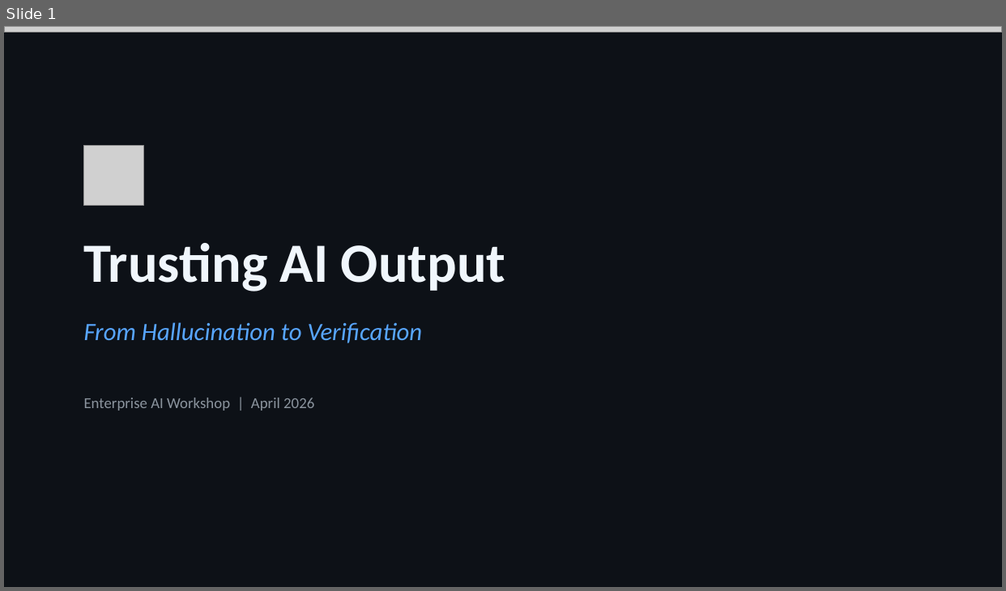
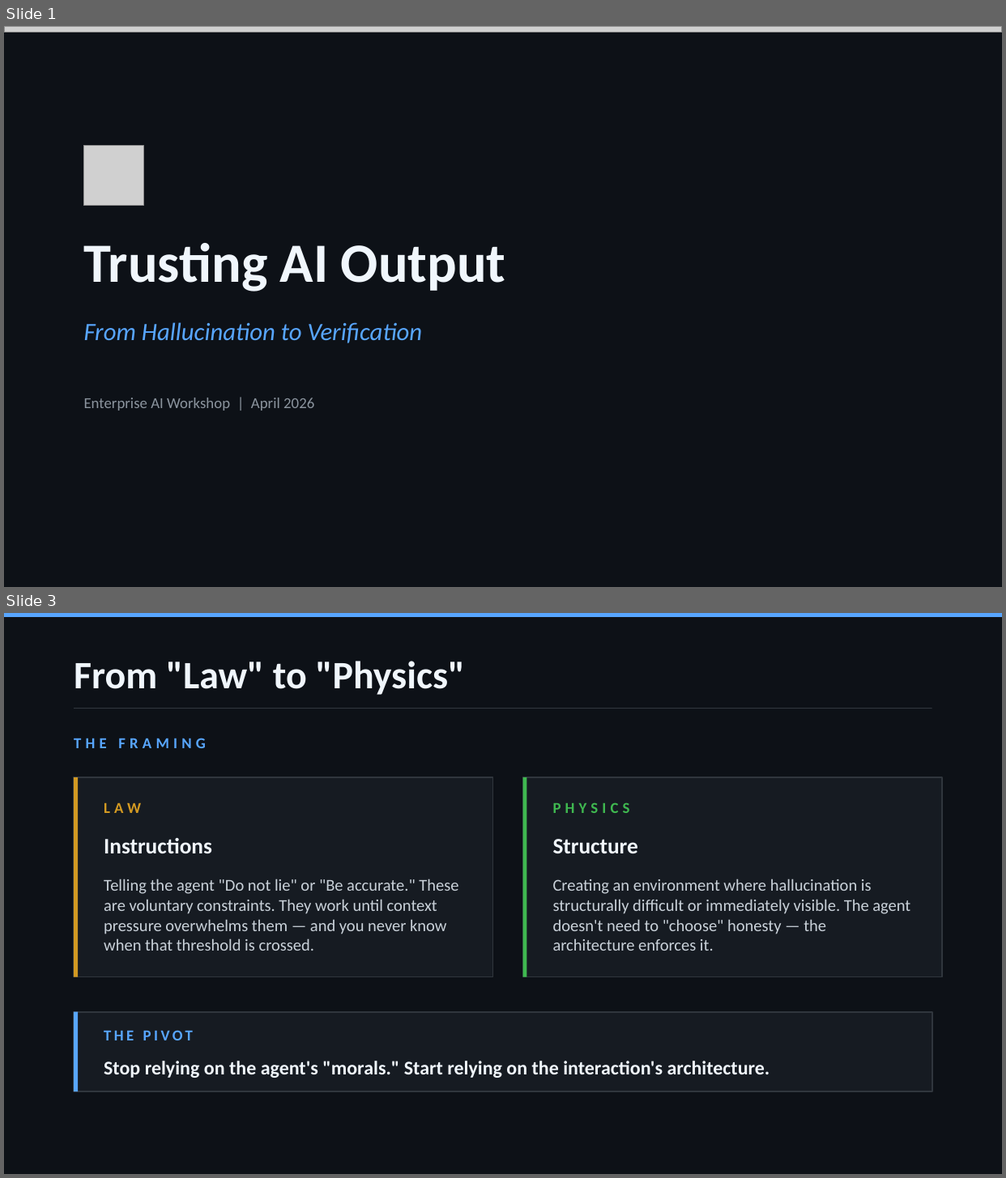
Before and after one commit to SteveHoggNZ/kb, a slide deck: trusting-ai-output.pptx. Shown one above the other, each under a label of ours: slide 1 before the commit, slides 1 and 3 after it; the slides between them are not shown. The pictures are 1006x591 and 1006x1178 pixels, drawn with LibreOffice and Linux fonts; fonts in the diff are those of the drawing; grey boxes stand for pictures. Boxes give left, top, right and bottom in pixels: in the first picture for what was removed or moved away, otherwise in the second. Text is boxed around its words. In the diff, an @@ line names an element or a change of style, - is before the commit and + after.

```diff
--- a/trusting-ai-output.pptx
+++ b/trusting-ai-output.pptx
@@ slide 3 added at bbox=[4, 613, 1002, 1174], background #0D1117 @@
@@ rectangle added at bbox=[4, 613, 1002, 617], fill #58A6FF @@
@@ text added at bbox=[74, 661, 465, 695], 28 pt, text #F0F6FC, bold @@
+From "Law" to "Physics"
@@ rectangle added at bbox=[74, 708, 932, 709], fill #30363D @@
@@ text added at bbox=[74, 738, 205, 748], 11 pt, text #58A6FF, bold @@
+THE FRAMING
@@ rectangle added at bbox=[74, 777, 493, 977], fill #161B22, outline #30363D 1 pt @@
@@ rectangle added at bbox=[74, 777, 78, 977], fill #D29922 @@
@@ rectangle added at bbox=[523, 777, 942, 977], fill #161B22, outline #30363D 1 pt @@
@@ rectangle added at bbox=[523, 777, 527, 977], fill #3FB950 @@
@@ text added at bbox=[104, 803, 141, 813], 11 pt, text #D29922, bold @@
+LAW
@@ text added at bbox=[553, 803, 630, 813], 11 pt, text #3FB950, bold @@
+PHYSICS
@@ text added at bbox=[104, 838, 212, 854], 16 pt, text #F0F6FC, bold @@
+Instructions
@@ text added at bbox=[553, 839, 638, 854], 16 pt, text #F0F6FC, bold @@
+Structure
@@ text added at bbox=[104, 879, 458, 951], 12 pt, text #C9D1D9 @@
+Telling the agent "Do not lie" or "Be accurate." These are voluntary constraints. They work until context pressure overwhelms them — and you never know when that threshold is crossed.
@@ text added at bbox=[553, 879, 910, 951], 12 pt, text #C9D1D9 @@
+Creating an environment where hallucination is structurally difficult or immediately visible. The agent doesn't need to "choose" honesty — the architecture enforces it.
@@ rectangle added at bbox=[74, 1012, 932, 1092], fill #161B22, outline #30363D 1 pt @@
@@ rectangle added at bbox=[74, 1012, 78, 1092], fill #58A6FF @@
@@ text added at bbox=[104, 1030, 193, 1041], 11 pt, text #58A6FF, bold @@
+THE PIVOT
@@ text added at bbox=[104, 1061, 770, 1078], 14 pt, text #F0F6FC, bold @@
+Stop relying on the agent's "morals." Start relying on the interaction's architecture.
```
Also in this commit, not shown: 5 other slides added, 22 slides removed.
